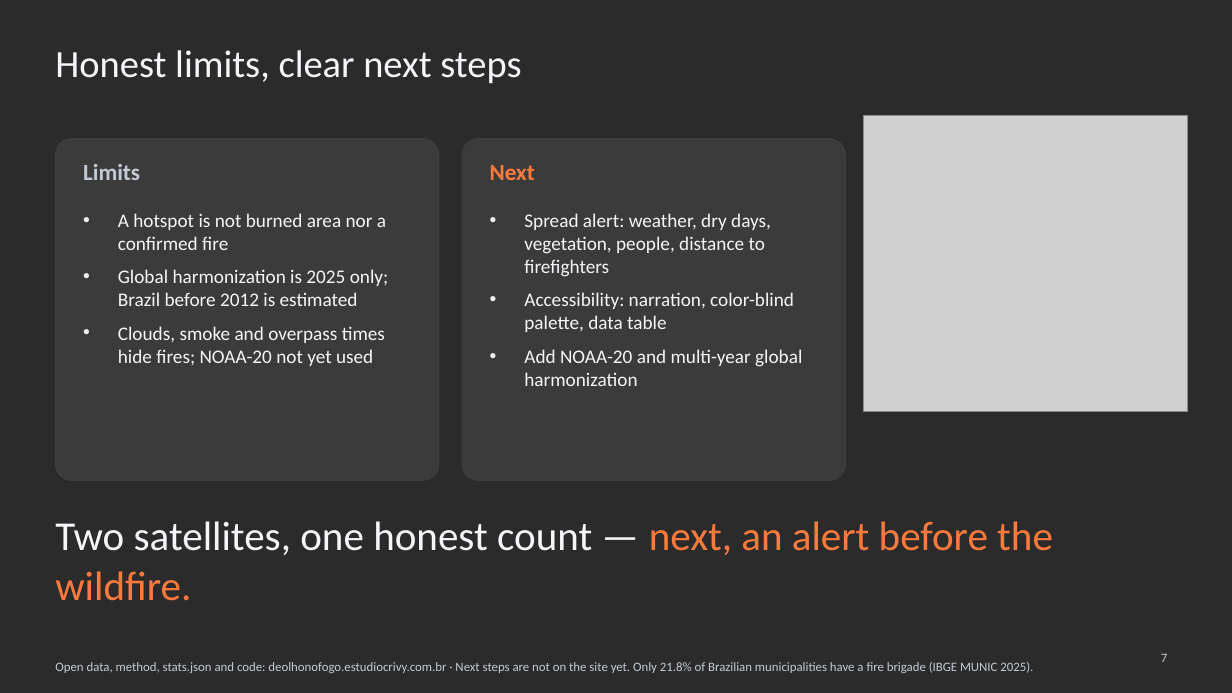
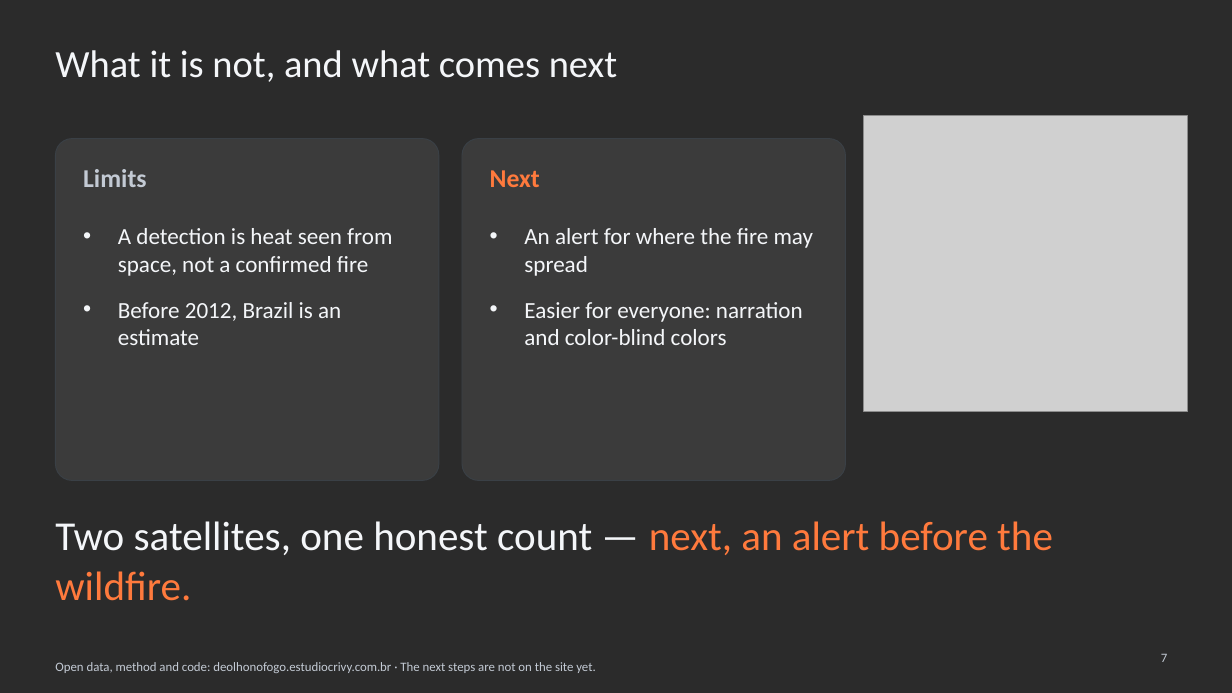
Before and after one commit to WednyFernandes/de-olho-no-fogo, a slide deck: slide 7 of public/apresentacao/de-olho-no-fogo-space-apps-2026-en.pptx. Drawn at 1232x693 pixels with LibreOffice and Linux fonts; fonts in the diff are those of the drawing; grey boxes stand for pictures; background and template pictures are left out; a plain dark background stands for a picture behind light text. Boxes give left, top, right and bottom in pixels: in the first picture for what was removed or moved away, otherwise in the second. Text is boxed around its words. In the diff, an @@ line names an element or a change of style, - is before the commit and + after.

```diff
--- a/public/apresentacao/de-olho-no-fogo-space-apps-2026-en.pptx
+++ b/public/apresentacao/de-olho-no-fogo-space-apps-2026-en.pptx
@@ title at bbox=[55, 50, 617, 82]: text changed @@
-Honest limits, clear next steps
+What it is not, and what comes next
@@ text "Limits" at bbox=[83, 169, 146, 187]: size 18 to 20 pt @@
@@ text "Next" at bbox=[490, 170, 540, 187]: size 18 to 20 pt @@
@@ text at bbox=[118, 228, 392, 345]: text changed; size 15 to 18 pt @@
-• A hotspot is not burned area nor a confirmed fire
-• Global harmonization is 2025 only; Brazil before 2012 is estimated
-• Clouds, smoke and overpass times hide fires; NOAA-20 not yet used
+• A detection is heat seen from space, not a confirmed fire
+• Before 2012, Brazil is an estimate
@@ text at bbox=[524, 228, 814, 345]: text changed; size 15 to 18 pt @@
-• Spread alert: weather, dry days, vegetation, people, distance to firefighters
-• Accessibility: narration, color-blind palette, data table
-• Add NOAA-20 and multi-year global harmonization
+• An alert for where the fire may spread
+• Easier for everyone: narration and color-blind colors
@@ text at bbox=[55, 662, 595, 673]: text changed @@
-Open data, method, stats.json and code: deolhonofogo.estudiocrivy.com.br · Next steps are not on the site yet. Only 21.8% of Brazilian municipalities have a fire brigade (IBGE MUNIC 2025).
+Open data, method and code: deolhonofogo.estudiocrivy.com.br · The next steps are not on the site yet.
```
Also in this commit, not shown: 4 other slides changed, 2 slides added, 2 slides removed, 6 other files.
